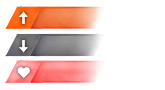
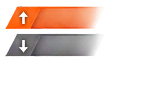
Before/after of a 165×90 layered artwork. What changed in the layer stack:
moved (unnamed layer) into group "Группа 1" over [17, 67, 30, 78]
moved "Слой 4" into group "Группа 1" over [5, 60, 104, 83]
